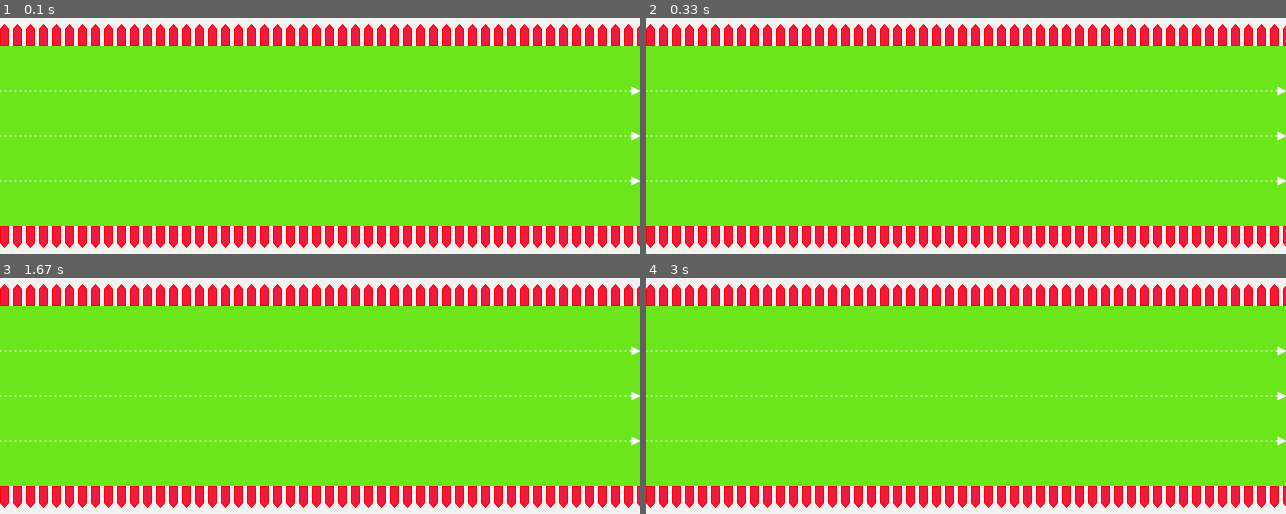
Above: before the commit, frames 1-4 (two rows, left to right).
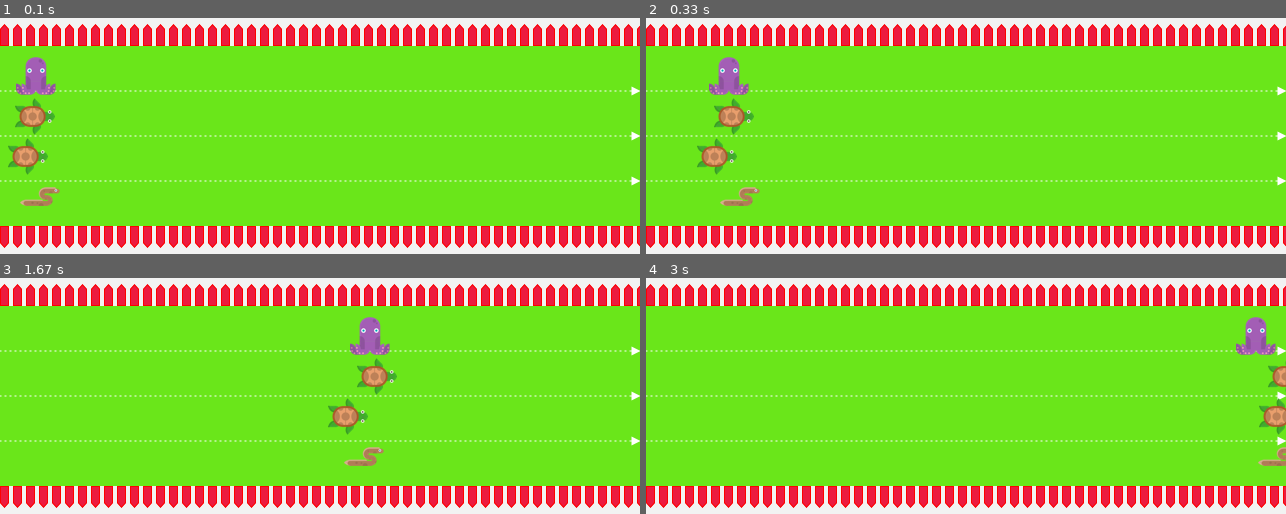
Above: after the commit, the same moments.

Repository: Irenegdp94/carreraPygame
Game: pygame game, started from sinnombre.py
Same seed, same stepped clock (60 frames per second), same inputs: the game is played once before the commit and once after it.
Inputs:
- Up to frame 1 (0.1 s): no input
- Up to frame 2 (0.33 s): no input
- Up to frame 3 (1.67 s): no input
- Up to frame 4 (3 s): no input

The runs differ from the first frame. In frame 1, 1.9% of the frame differs, in the area x 1-10%, y 16-80%; in frame 2, 1.9%; in frame 3, 1.9%, in the area x 51-63%, y 16-80%; in frame 4, 1.4%.

Commit message:
carrera bichos

Diff:
--- a/sinnombre.py
+++ b/sinnombre.py
@@ -1,9 +1,23 @@
 import pygame,sys
+import random
 width = 640
 height = 480
+
+class Runner():
+    __customes = ("turtle", "fish" , "prawn", "moray", "octopus")
+    def __init__(self,x=0,y=0):
+        ixCustome = random.randint(0,4)
+        self.custome = pygame.image.load("imagen/{}.png".format(self.__customes[ixCustome]))
+        self.position = [x,y]
+        self.name = ""
+
+    def avanzar(self):
+        self.position[0] += random.randint(1,6)
+
 class Game():
     runners = []
-    __starLine = 20
+    __posY = [160,200,240,280]
+    __starLine = -20
     __finishLine = 620
 
     def __init__(self):
@@ -12,17 +26,38 @@
         self.__background = pygame.image.load("imagen/background.png")
         pygame.display.set_caption("Carrera")
 
+        for i in range(4):
+            theRunner = Runner(self.__starLine,self.__posY[i])
+            self.runners.append(theRunner)
+    def close(self):
+        pygame.quit()
+        sys.exit()
     def competir(self):
         gameOver = False
         while not gameOver:
             for event in pygame.event.get():
                 if event.type == pygame.QUIT:
                     gameOver = True
+
+            for activeRunner in self.runners:
+                activeRunner.avanzar()
+
+                if activeRunner.position[0] >= self.__finishLine:
+                    print("{} ha ganado!".format(activeRunner.name))
+                    gameOver = True
+
             self.__screen.blit(self.__background,(0,0))
+
+            for runner in self.runners:
+                self.__screen.blit(runner.custome,runner.position)
+
             pygame.display.flip()
 
-        pygame.quit()
-        sys.exit()
+        while True:
+            for event in pygame.event.get():
+                if event.type == pygame.QUIT:
+                    self.close()
+
 
 if __name__ == "__main__":
     game = Game()
